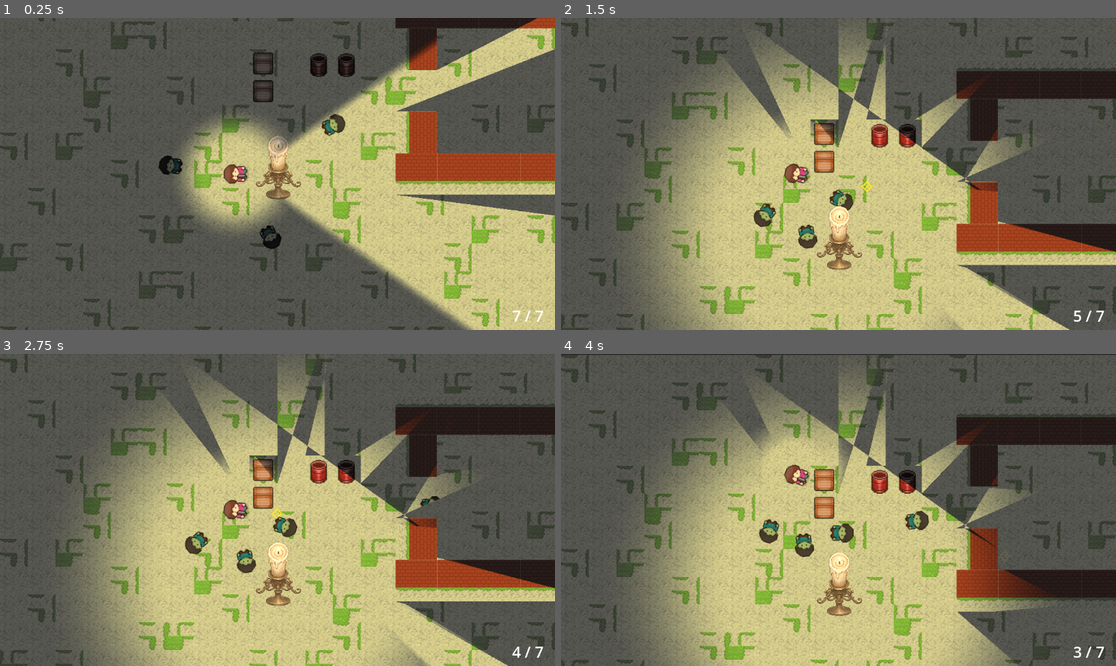
Above: before the commit, frames 1-4 (two rows, left to right).
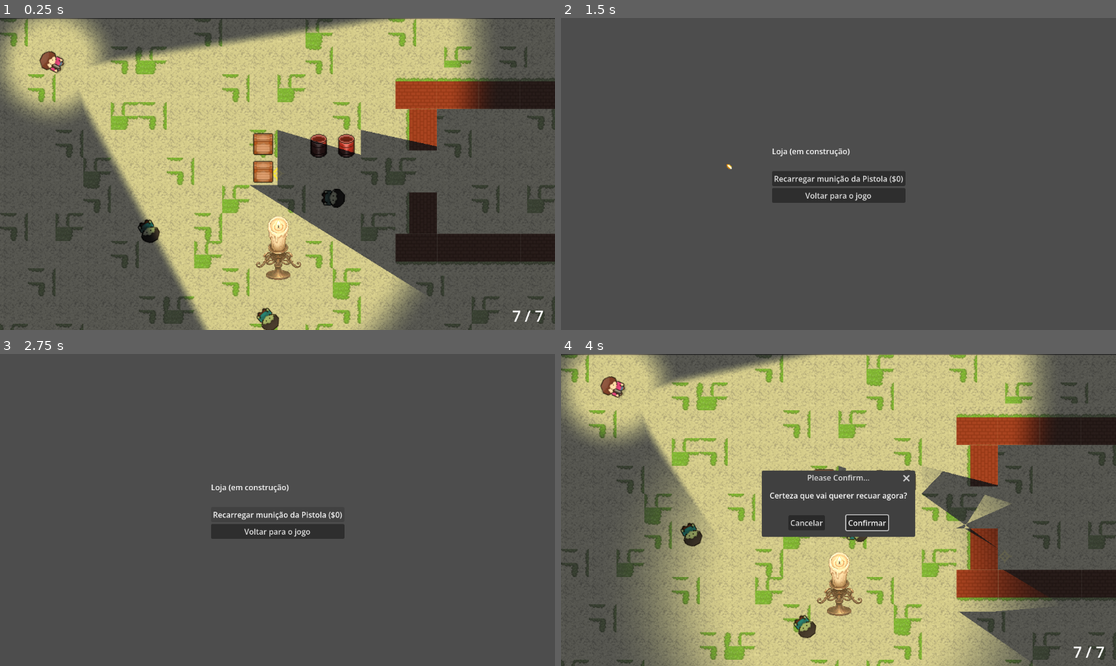
Above: after the commit, the same moments.

Repository: ClaudersonXavier/faculandia
Game: Godot game, scene res://scenes/cena_principal.tscn
The game is run twice, just before and just after one commit, with the same random seed, the same clock (stepped at 60 frames per second) and the same inputs.
Inputs (mouse positions are in pixels of both pictures, inside the frame that each line leads up to):
- Up to frame 1 (0.25 s): no input
- Up to frame 2 (1.5 s): tap Enter at 0.5 s; move the mouse to (810, 236) at 0.52 s; hold Up (ui_up) 0.53-1.25 s; click (810, 236) at 0.6 s; click (866, 186) at 1.25 s, where only the run after the commit has a clickable "Confirmar"
- Up to frame 3 (2.75 s): click (277, 513) at 2 s, where only the run after the commit has a clickable "Recarregar munição da Pistola…"
- Up to frame 4 (4 s): click (838, 531) at 2.75 s, where only the run after the commit has a clickable "Voltar para o jogo"; move the mouse to (1005, 556) at 3.52 s; hold Up (ui_up) from 3.53 s (still down); tap Z at 3.6 s

The runs differ from the first frame. In frame 1, 73% of the frame differs, in the area x 0-100%, y 0-100%; in frame 2, 57%; in frame 3, 57%; in frame 4, 36%.

Commit message:
feat: inicio da loja

Diff:
--- a/project.godot
+++ b/project.godot
@@ -14,6 +14,10 @@
 run/main_scene="res://scenes/cena_principal.tscn"
 config/features=PackedStringArray("4.7", "GL Compatibility")
 config/icon="res://icon.svg"
+
+[autoload]
+
+GameState="*uid://vqqh1w7mvm6k"
 
 [input]
 
--- a/scenes/cena_principal.tscn
+++ b/scenes/cena_principal.tscn
@@ -17,7 +17,8 @@
 [ext_resource type="PackedScene" path="res://scenes/barril.tscn" id="16_rc00d"]
 [ext_resource type="PackedScene" path="res://scenes/caixa.tscn" id="17_d82hk"]
 [ext_resource type="Texture2D" uid="uid://cbk4cauan8rwa" path="res://sprites/items/pistola.png" id="18_pistola"]
-[ext_resource type="Script" path="res://scripts/hud.gd" id="19_hud"]
+[ext_resource type="Script" uid="uid://baamqyjj7y8iv" path="res://scripts/hud.gd" id="19_hud"]
+[ext_resource type="Script" uid="uid://da0ply76csvkg" path="res://scripts/exit_zone.gd" id="20_exit_zone"]
 
 [sub_resource type="NavigationPolygon" id="NavigationPolygon_mundo"]
 vertices = PackedVector2Array(0, 0, 1152, 0, 1152, 648, 0, 648)
@@ -71,6 +72,8 @@
 "name": &"walk",
 "speed": 10.0
 }]
+
+[sub_resource type="RectangleShape2D" id="RectangleShape2D_laicf"]
 
 [sub_resource type="ShaderMaterial" id="ShaderMaterial_visao"]
 shader = ExtResource("5_shader")
@@ -213,7 +216,7 @@
 tile_set = ExtResource("1_qivkf")
 
 [node name="Player" type="CharacterBody2D" parent="Mundo" unique_id=904006901]
-position = Vector2(272, 272)
+position = Vector2(60, 50)
 collision_layer = 2
 collision_mask = 13
 script = ExtResource("1_52c58")
@@ -270,6 +273,14 @@
 
 [node name="Caixa2" parent="Mundo" unique_id=261803195 instance=ExtResource("17_d82hk")]
 position = Vector2(304, 176)
+
+[node name="ZonaSaida" type="Area2D" parent="Mundo" unique_id=2078040892]
+position = Vector2(60, 20)
+collision_mask = 3
+script = ExtResource("20_exit_zone")
+
+[node name="CollisionShape2D" type="CollisionShape2D" parent="Mundo/ZonaSaida" unique_id=538374323]
+shape = SubResource("RectangleShape2D_laicf")
 
 [node name="camada_ui" type="CanvasLayer" parent="." unique_id=1246862772]
 
@@ -313,3 +324,13 @@
 offset_right = 1.0
 offset_bottom = -10.0
 theme_override_font_sizes/font_size = 16
+
+[node name="ConfirmationDialog" type="ConfirmationDialog" parent="camada_ui" unique_id=1171936512]
+unique_name_in_owner = true
+process_mode = 3
+ok_button_text = "Confirmar"
+dialog_text = "Certeza que vai querer recuar agora?"
+cancel_button_text = "Cancelar"
+
+[connection signal="body_entered" from="Mundo/ZonaSaida" to="Mundo/ZonaSaida" method="_on_body_entered"]
+[connection signal="confirmed" from="camada_ui/ConfirmationDialog" to="Mundo/ZonaSaida" method="_on_confirmation_dialog_confirmed"]
--- /dev/null
+++ b/scenes/loja.tscn
@@ -0,0 +1,42 @@
+[gd_scene format=3 uid="uid://cneygnpjiex2o"]
+
+[ext_resource type="Script" uid="uid://c0610tb73xbqy" path="res://scripts/loja.gd" id="1_po4y7"]
+
+[node name="Loja" type="Control" unique_id=1352554327]
+layout_mode = 3
+anchors_preset = 15
+anchor_right = 1.0
+anchor_bottom = 1.0
+grow_horizontal = 2
+grow_vertical = 2
+script = ExtResource("1_po4y7")
+metadata/_edit_use_anchors_ = true
+
+[node name="VBoxContainer" type="VBoxContainer" parent="." unique_id=449726438]
+layout_mode = 1
+anchors_preset = 8
+anchor_left = 0.5
+anchor_top = 0.5
+anchor_right = 0.5
+anchor_bottom = 0.5
+offset_left = -81.0
+offset_top = -42.0
+offset_right = 81.0
+offset_bottom = 42.0
+grow_horizontal = 2
+grow_vertical = 2
+
+[node name="Titulo" type="Label" parent="VBoxContainer" unique_id=1490507405]
+layout_mode = 2
+text = "Loja (em construção)
+"
+
+[node name="RecarregarMunicaoPistola" type="Button" parent="VBoxContainer" unique_id=771715366]
+layout_mode = 2
+text = "Recarregar munição da Pistola ($0)"
+
+[node name="VoltarAoJogo" type="Button" parent="VBoxContainer" unique_id=24348053]
+layout_mode = 2
+text = "Voltar para o jogo"
+
+[connection signal="pressed" from="VBoxContainer/VoltarAoJogo" to="." method="_on_button_pressed"]
--- /dev/null
+++ b/scripts/exit_zone.gd
@@ -0,0 +1,21 @@
+extends Area2D
+
+@onready var dialog: ConfirmationDialog = %ConfirmationDialog
+
+func _ready() -> void:
+	dialog.get_cancel_button().pressed.connect(_on_confirmation_dialog_canceled)
+	dialog.close_requested.connect(_on_confirmation_dialog_canceled)
+
+func _on_body_entered(body: Node2D) -> void:
+	if body.is_in_group("player") or body.name == "Player":
+		get_tree().paused = true
+		Input.mouse_mode = Input.MOUSE_MODE_VISIBLE
+		dialog.popup_centered()
+
+func _on_confirmation_dialog_confirmed() -> void:
+	get_tree().paused = false
+	get_tree().change_scene_to_file("res://scenes/loja.tscn")
+
+func _on_confirmation_dialog_canceled() -> void:
+	Input.mouse_mode = Input.MOUSE_MODE_HIDDEN
+	get_tree().paused = false
--- /dev/null
+++ b/scripts/game_state.gd
@@ -0,0 +1,3 @@
+extends Node
+
+var voltando_da_loja: bool = false
--- /dev/null
+++ b/scripts/loja.gd
@@ -0,0 +1,5 @@
+extends Control
+
+func _on_button_pressed() -> void:
+	GameState.voltando_da_loja = true
+	get_tree().change_scene_to_file("res://scenes/cena_principal.tscn")
--- a/scripts/player_moviment.gd
+++ b/scripts/player_moviment.gd
@@ -24,6 +24,9 @@
 
 func _ready() -> void:
 	add_to_group(&"player")
+	if GameState.voltando_da_loja:
+		position = Vector2(60, 50)
+		GameState.voltando_da_loja = false
 
 
 func is_backpedaling_vector(direction: Vector2) -> bool:
Not shown, added: scripts/exit_zone.gd.uid
Not shown, added: scripts/game_state.gd.uid
Not shown, added: scripts/loja.gd.uid
